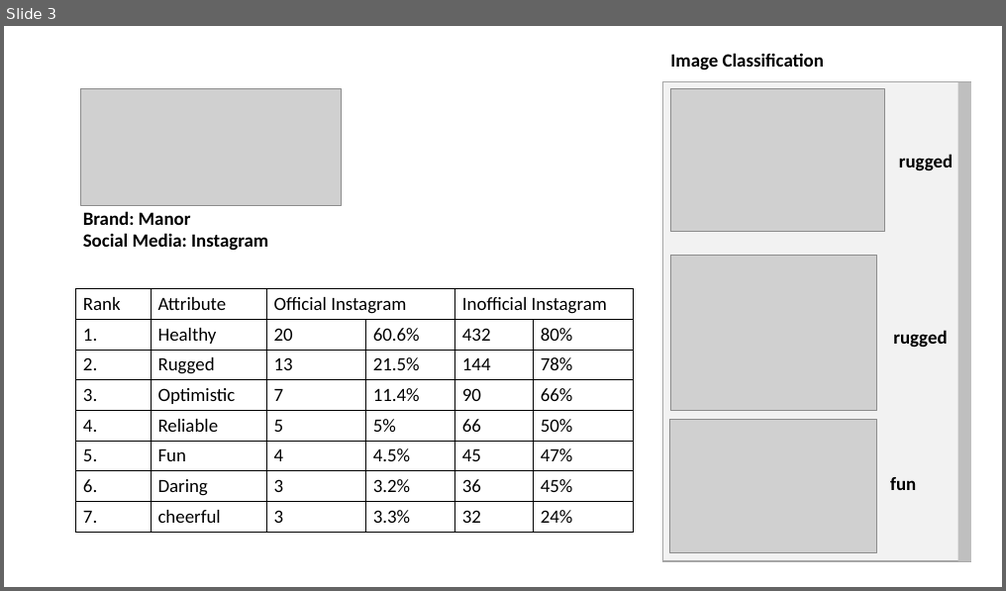
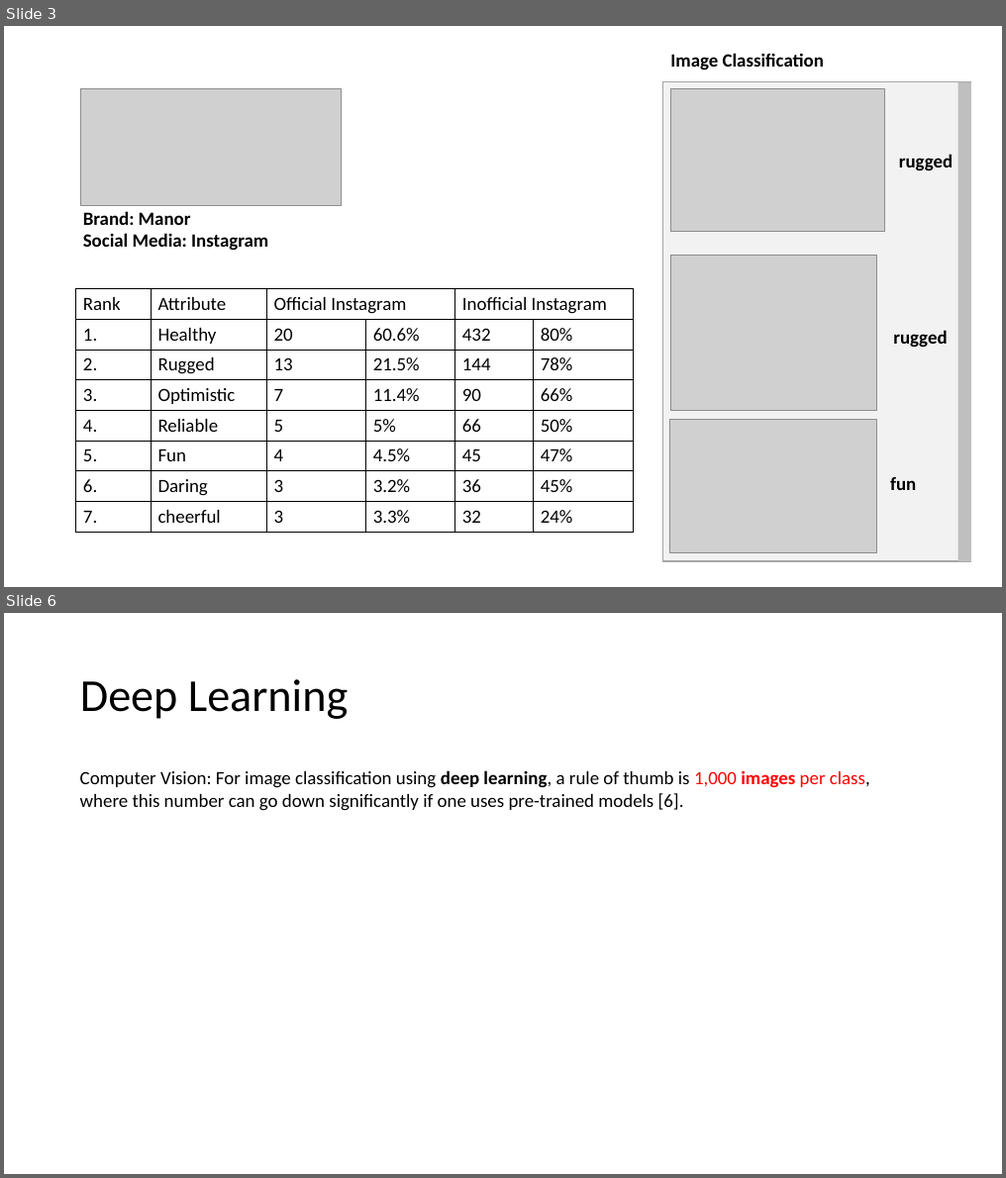
Before and after one commit to snoweZz/DLfM_BrandManagement, a slide deck: about_me/mockup.pptx. Shown one above the other, each under a label of ours: slide 3 before the commit, slides 3 and 6 after it; the slides between them are not shown. The pictures are 1006x591 and 1006x1178 pixels, drawn with LibreOffice and Linux fonts; fonts in the diff are those of the drawing; grey boxes stand for pictures. Boxes give left, top, right and bottom in pixels: in the first picture for what was removed or moved away, otherwise in the second. Text is boxed around its words. In the diff, an @@ line names an element or a change of style, - is before the commit and + after.

```diff
--- a/about_me/mockup.pptx
+++ b/about_me/mockup.pptx
@@ slide 6 added at (4,613,1002,1174), background #FFFFFF @@
@@ title added at (80,679,348,719), 44 pt, text #000000 @@
+Deep Learning
@@ text added at (80,770,870,811), 18 pt, text #000000 @@
+Computer Vision: For image classification using deep learning, a rule of thumb is 1,000 images per class, where this number can go down significantly if one uses pre-trained models [6].
```
Also in this commit, not shown: 1 slide changed, 1 other slide added, 4 other files.
